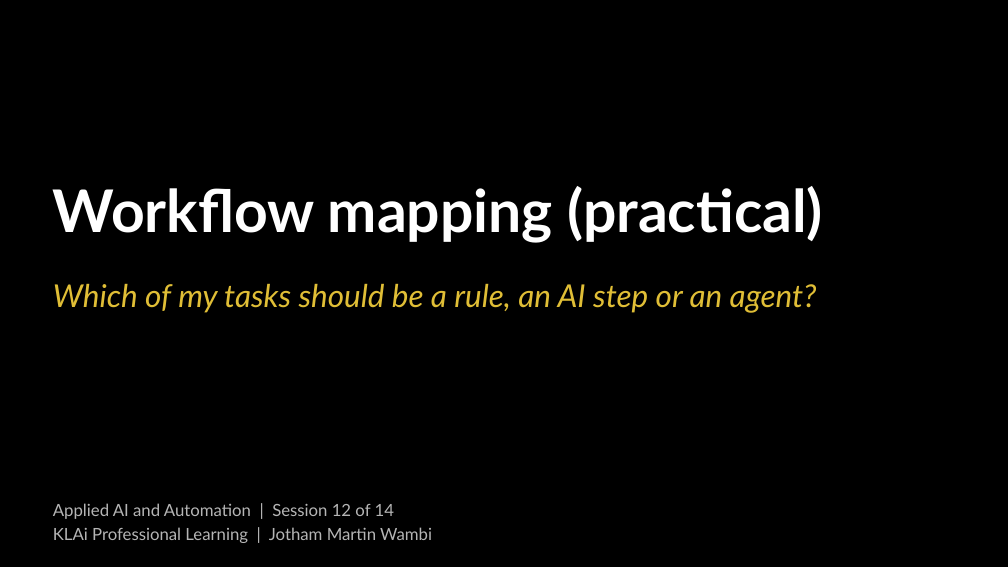
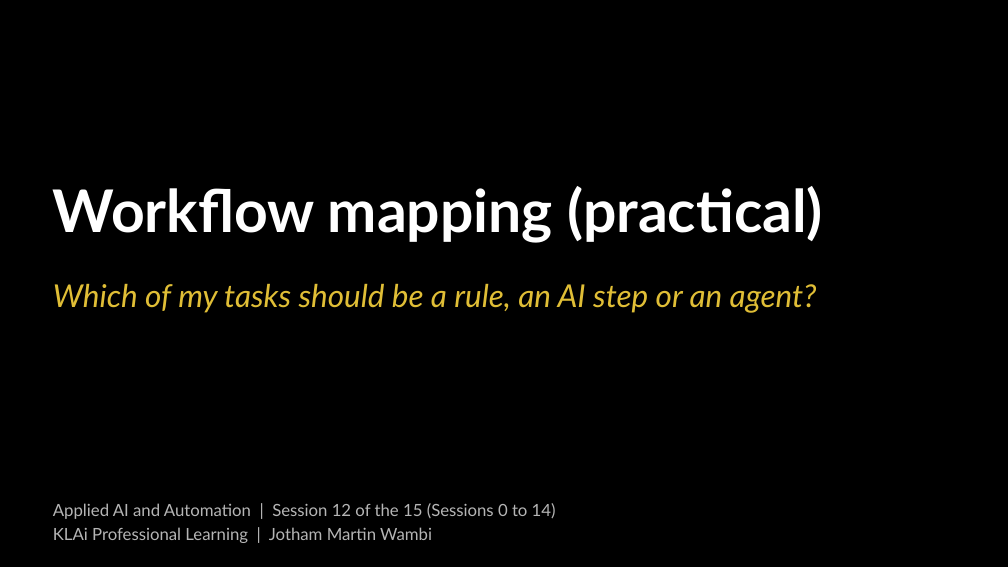
Before and after one commit to Jotham566/teaching-material, a slide deck: slide 1 of Professional_AI_Training/Business_AI/Applied AI and Automation - Executive Edition/02 Class Slides/12 - Workflow mapping (practical).pptx. Drawn at 1008x567 pixels with LibreOffice and Linux fonts; fonts in the diff are those of the drawing; background and template pictures are left out. Boxes give left, top, right and bottom in pixels: in the first picture for what was removed or moved away, otherwise in the second. Text is boxed around its words. In the diff, an @@ line names an element or a change of style, - is before the commit and + after.

```diff
--- a/Professional_AI_Training/Business_AI/Applied AI and Automation - Executive Edition/02 Class Slides/12 - Workflow mapping (practical).pptx
+++ b/Professional_AI_Training/Business_AI/Applied AI and Automation - Executive Edition/02 Class Slides/12 - Workflow mapping (practical).pptx
@@ text at <box>53,503,556,519</box>: text changed @@
-Applied AI and Automation | Session 12 of 14
+Applied AI and Automation | Session 12 of the 15 (Sessions 0 to 14)
```
Also in this commit, not shown: 1 other slide changed, 50 other files.
